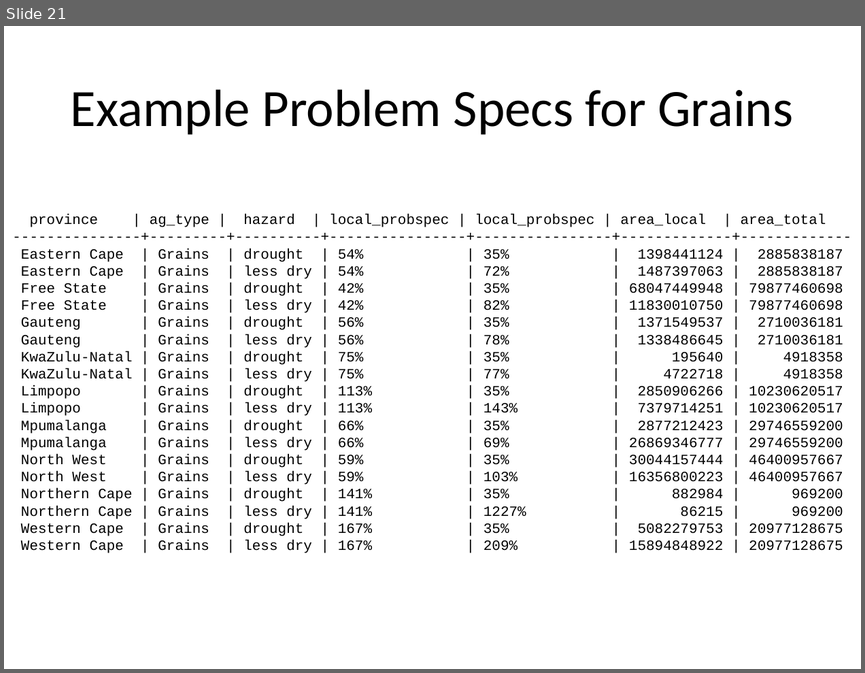
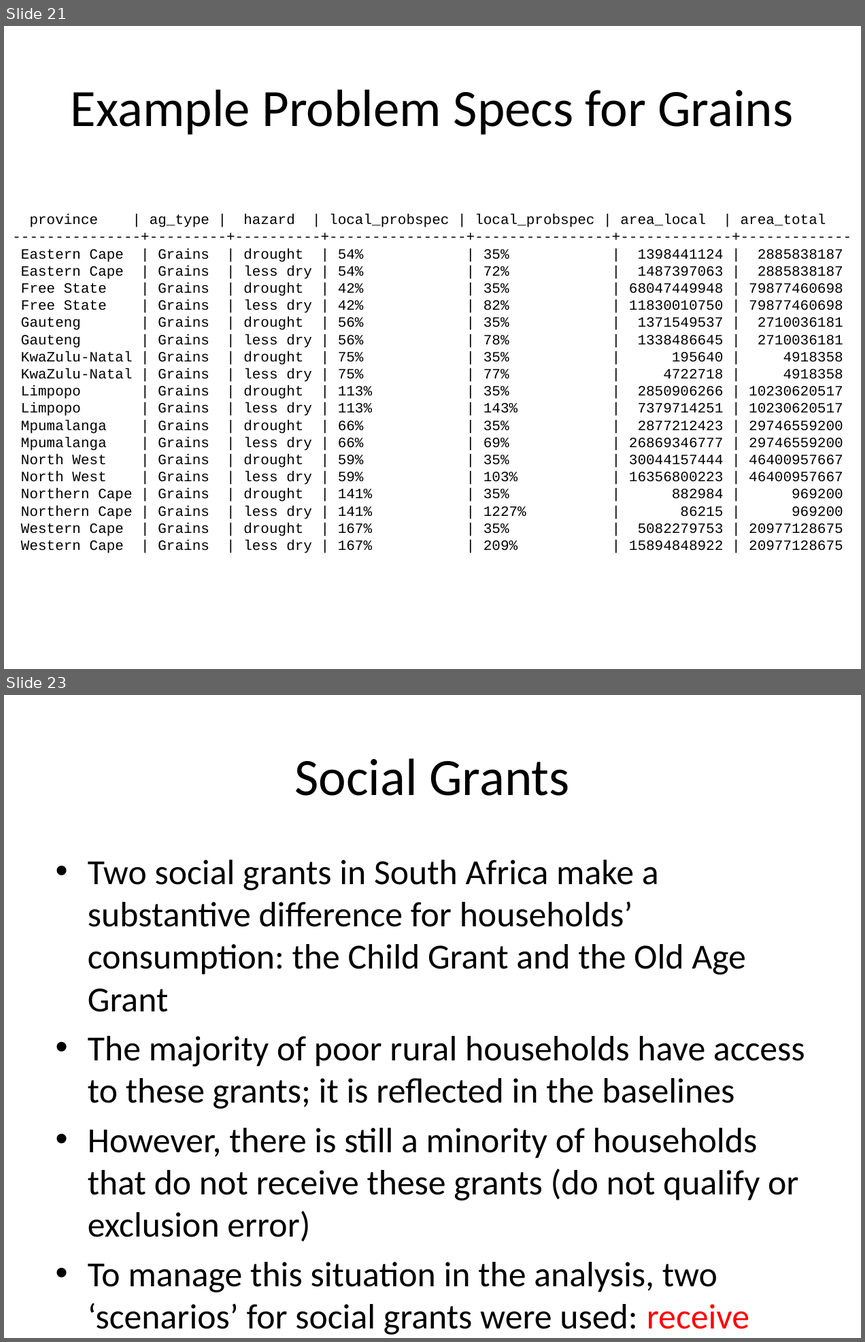
Before and after one commit to chezearth-personal/HEA-Analysis-ZA-2016, a slide deck: report/nofa_presentation-sadc.pptx. Shown one above the other, each under a label of ours: slide 21 before the commit, slides 21 and 23 after it; the slides between them are not shown. The pictures are 865x673 and 865x1342 pixels, drawn with LibreOffice and Linux fonts; fonts in the diff are those of the drawing. Boxes give left, top, right and bottom in pixels: in the first picture for what was removed or moved away, otherwise in the second. Text is boxed around its words. In the diff, an @@ line names an element or a change of style, - is before the commit and + after.

```diff
--- a/report/nofa_presentation-sadc.pptx
+++ b/report/nofa_presentation-sadc.pptx
@@ slide 23 added at (4,695,861,1338), background #FFFFFF @@
@@ title added at (295,758,569,796), 44 pt, text #000000 @@
+Social Grants
@@ text added at (88,860,805,1334), 29.6 pt, text #000000 @@
+• Two social grants in South Africa make a substantive difference for households’ consumption: the Child Grant and the Old Age Grant
+• The majority of poor rural households have access to these grants; it is reflected in the baselines
+• However, there is still a minority of households that do not receive these grants (do not qualify or exclusion error)
+• To manage this situation in the analysis, two ‘scenarios’ for social grants were used: receive and do not receive.
```
Also in this commit, not shown: 1 slide changed, 7 other slides added.
